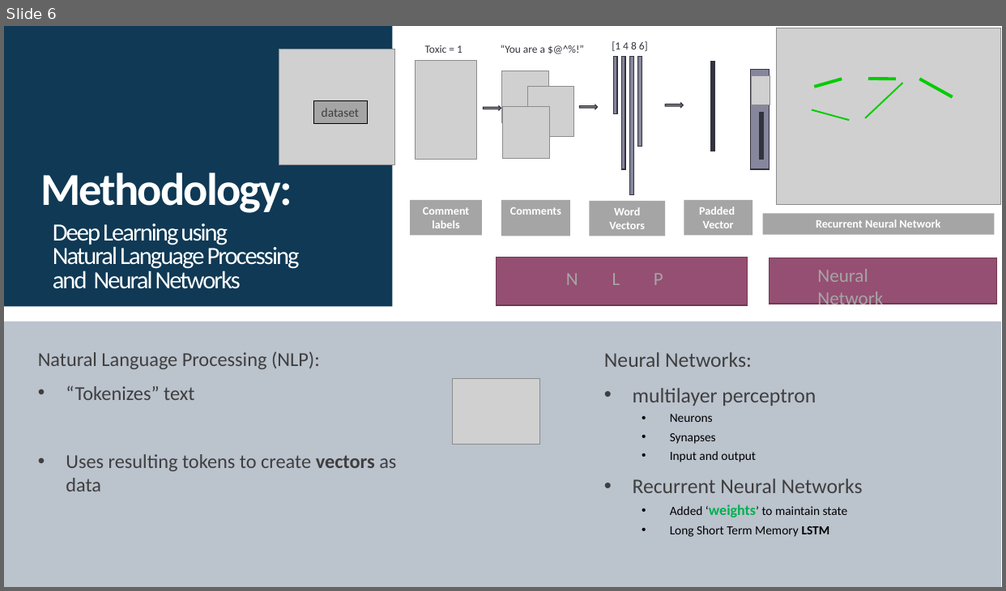
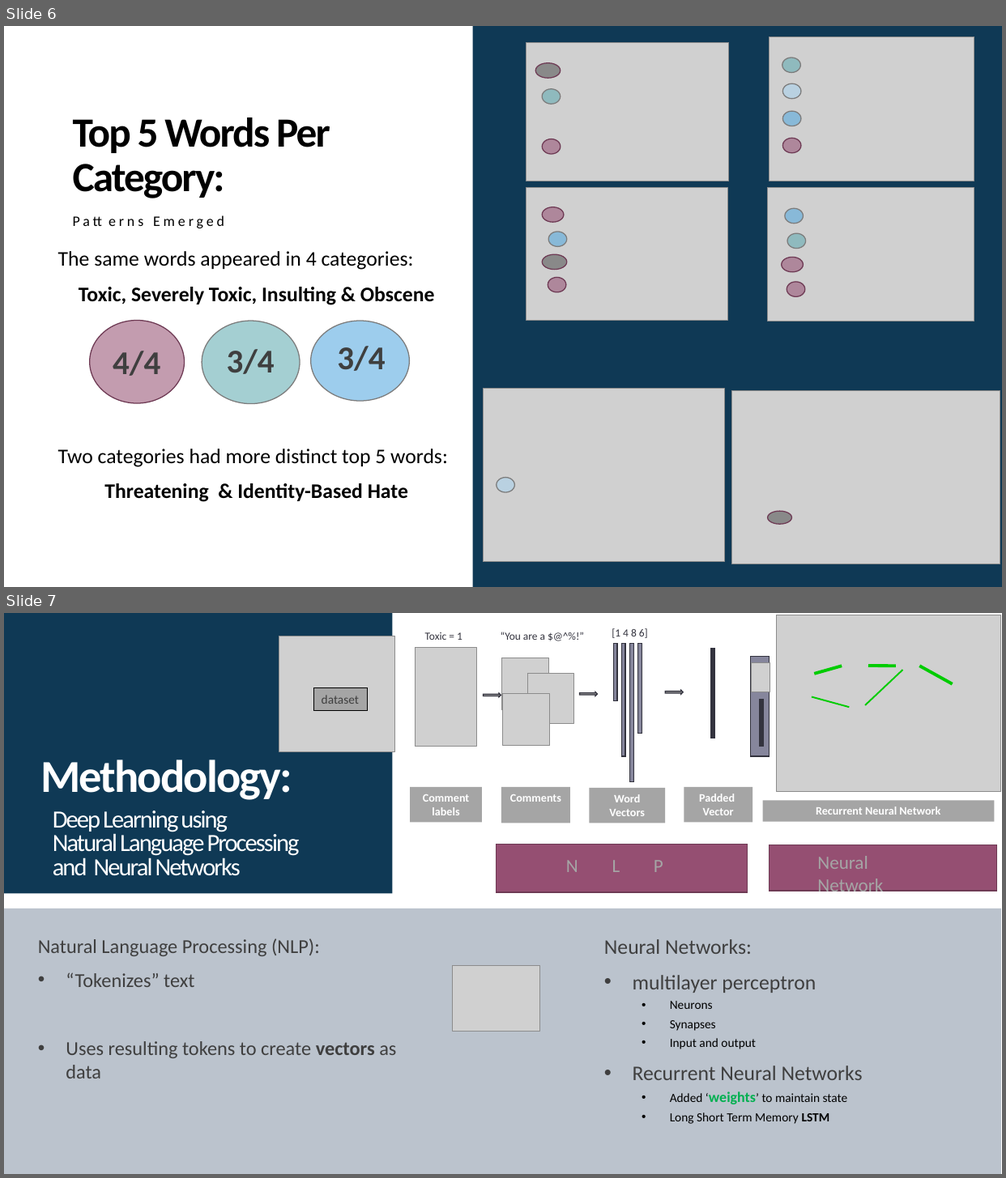
Before and after one commit to andiosika/NLP-to-identify-toxic-or-abusive-language-for-online-conversation-using-Keras-Deep-Learning-Models, a slide deck: NonToxic_Communication.pptx. Shown one above the other, each under a label of ours: slide 6 before the commit, slides 6 and 7 after it. The pictures are 1006x591 and 1006x1178 pixels, drawn with LibreOffice and Linux fonts; fonts in the diff are those of the drawing; grey boxes stand for pictures. Boxes give left, top, right and bottom in pixels: in the first picture for what was removed or moved away, otherwise in the second. Text is boxed around its words. In the diff, an @@ line names an element or a change of style, - is before the commit and + after.

```diff
--- a/NonToxic_Communication.pptx
+++ b/NonToxic_Communication.pptx
@@ slide 6 added at (4,26,1002,587), background #FFFFFF @@
@@ rectangle added at (473,26,1002,587), fill #0F3955 @@
@@ picture added at (526,42,730,181) @@
@@ picture added at (769,37,974,181) @@
@@ ellipse added at (535,63,560,79), fill #525252 at 56% opacity, outline #6E3A54 1 pt @@
@@ ellipse added at (782,58,800,72), fill #5DAAB0 at 56% opacity, outline #7C7C7C 1 pt @@
@@ ellipse added at (543,89,560,104), fill #5DAAB0 at 56% opacity, outline #7C7C7C 1 pt @@
@@ ellipse added at (782,84,800,99), fill #A8D3F0 at 56% opacity, outline #7C7C7C 1 pt @@
@@ title added at (73,118,330,199), 40 pt, text #000000, bold @@
+Top 5 Words Per Category:
@@ ellipse added at (782,111,800,126), fill #51A7E0 at 56% opacity, outline #7C7C7C 1 pt @@
@@ ellipse added at (543,139,560,154), fill #954F72 at 56% opacity, outline #6E3A54 1 pt @@
@@ ellipse added at (782,139,800,153), fill #954F72 at 56% opacity, outline #6E3A54 1 pt @@
@@ picture added at (526,188,728,320) @@
@@ picture added at (768,188,974,321) @@
@@ text added at (73,210,463,237), 14 pt, text #000000 @@
+Patterns Emerged
@@ ellipse added at (543,207,564,222), fill #954F72 at 56% opacity, outline #6E3A54 1 pt @@
@@ ellipse added at (785,209,803,224), fill #51A7E0 at 56% opacity, outline #7C7C7C 1 pt @@
@@ ellipse added at (548,232,566,247), fill #51A7E0 at 56% opacity, outline #7C7C7C 1 pt @@
@@ ellipse added at (788,233,806,248), fill #5DAAB0 at 56% opacity, outline #7C7C7C 1 pt @@
@@ text added at (58,251,448,502), 20 pt, text #000000 @@
+The same words appeared in 4 categories:
+Toxic, Severely Toxic, Insulting & Obscene
+Two categories had more distinct top 5 words:
+Threatening & Identity-Based Hate
@@ ellipse added at (543,254,567,269), fill #525252 at 56% opacity, outline #6E3A54 1 pt @@
@@ ellipse added at (782,258,803,272), fill #954F72 at 56% opacity, outline #6E3A54 1 pt @@
@@ ellipse added at (548,278,566,292), fill #954F72 at 56% opacity, outline #6E3A54 1 pt @@
@@ ellipse added at (787,282,805,297), fill #954F72 at 56% opacity, outline #6E3A54 1 pt @@
@@ ellipse added at (89,320,184,403), fill #954F72 at 56% opacity, outline #6E3A54 1 pt @@
@@ ellipse added at (202,321,300,404), fill #5DAAB0 at 56% opacity, outline #7C7C7C 1 pt @@
@@ ellipse added at (311,321,410,401), fill #51A7E0 at 56% opacity, outline #7C7C7C 1 pt @@
@@ text added at (113,351,160,376), 32 pt, text #3F3F3F, bold @@
+4/4
@@ text added at (227,349,275,374), 32 pt, text #3F3F3F, bold @@
+3/4
@@ text added at (337,346,385,371), 32 pt, text #3F3F3F, bold @@
+3/4
@@ picture added at (484,389,725,562) @@
@@ picture added at (731,391,1000,565) @@
@@ ellipse added at (496,477,514,493), fill #A8D3F0 at 56% opacity, outline #7C7C7C 1 pt @@
@@ ellipse added at (768,511,791,524), fill #525252 at 56% opacity, outline #6E3A54 1 pt @@
@@ what was slide 6 is now slide 7 @@
```
Also in this commit, not shown: 4 slides changed, 2 other slides added, 4 other files.
